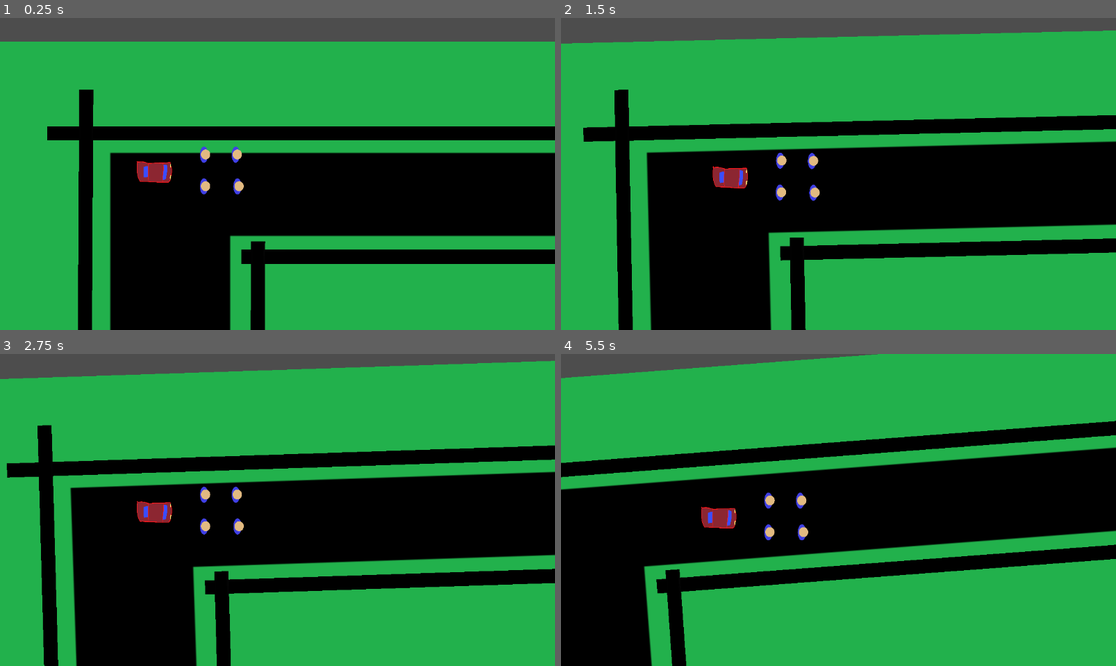
Above: before the commit, frames 1-4 (two rows, left to right).
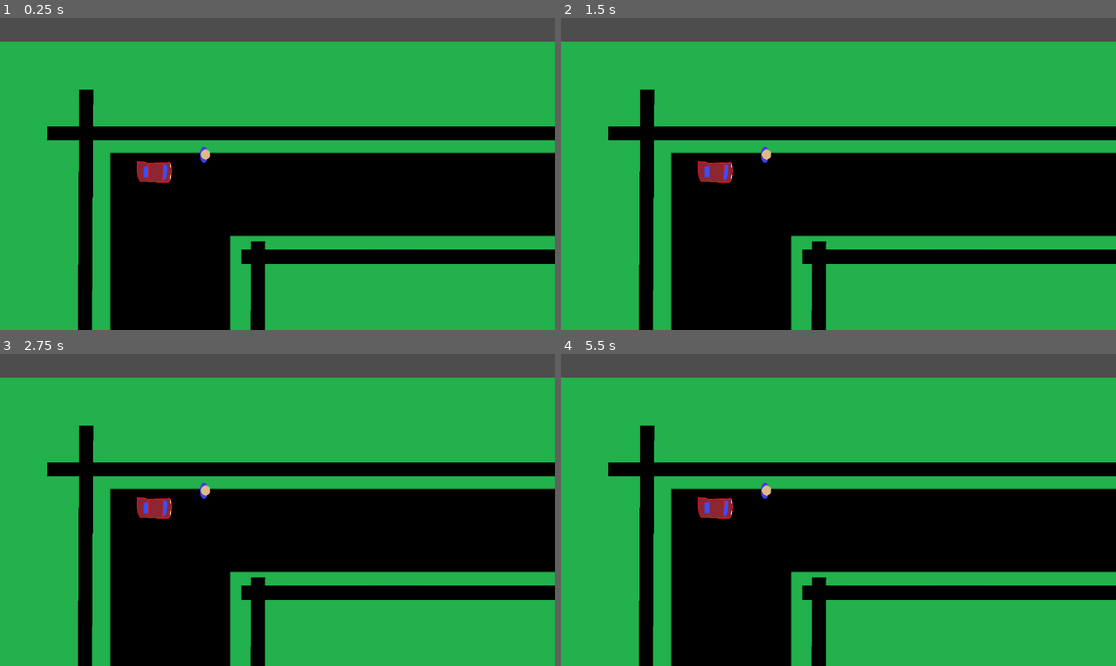
Above: after the commit, the same moments.

Repository: pazhersh/CarPull
Game: Godot game, scene res://scenes/main.tscn
Same seed, same stepped clock (60 frames per second), same inputs: the game is played once before the commit and once after it.
Inputs:
- Up to frame 1 (0.25 s): no input
- Up to frame 2 (1.5 s): tap Enter at 0.5 s; hold D (right) 0.53-1.28 s; tap Space at 1.25 s; hold S (down) from 1.28 s (still down)
- Up to frame 3 (2.75 s): release S (down) at 2.03 s; hold D (right) from 2.03 s (still down)
- Up to frame 4 (5.5 s): tap Enter at 2.75 s; release D (right) at 2.78 s; hold W (up) 2.78-3.53 s; hold A (left) 3.53-5.03 s; tap Space at 5 s; hold S (down) from 5.03 s (still down)

The runs differ from the first frame. In frame 1, 0.2% of the frame differs, in the area x 36-44%, y 41-57%; in frame 2, 20%; in frame 3, 24%; in frame 4, 39%, in the area x 0-100%, y 0-100%.

Commit message:
moved collision logic to the people

Diff:
--- a/scenes/main.tscn
+++ b/scenes/main.tscn
@@ -13,7 +13,10 @@
 [sub_resource type="RectangleShape2D" id="RectangleShape2D_ua0fe"]
 size = Vector2(24, 28)
 
-[node name="Node2D" type="Node2D"]
+[sub_resource type="CircleShape2D" id="CircleShape2D_04t4w"]
+radius = 5.0
+
+[node name="World" type="Node2D"]
 
 [node name="Background" type="Sprite2D" parent="."]
 position = Vector2(575.5, 320)
@@ -22,31 +25,29 @@
 
 [node name="TrackEdges" type="CanvasGroup" parent="."]
 
-[node name="TopOuter" type="StaticBody2D" parent="TrackEdges"]
+[node name="Top outer" type="StaticBody2D" parent="TrackEdges" groups=["obstacles"]]
 
-[node name="Sprite" type="Sprite2D" parent="TrackEdges/TopOuter"]
+[node name="CollisionPolygon2D" type="CollisionPolygon2D" parent="TrackEdges/Top outer"]
+position = Vector2(582, 52)
+scale = Vector2(32.16, 1)
+polygon = PackedVector2Array(16, 4, -16, 4, -16, -4, 16, -4)
+
+[node name="Sprite" type="Sprite2D" parent="TrackEdges/Top outer"]
 position = Vector2(582, 52)
 scale = Vector2(32.16, 1)
 texture = ExtResource("2_as2hv")
 
-[node name="CollisionPolygon2D" type="CollisionPolygon2D" parent="TrackEdges/TopOuter"]
-position = Vector2(582, 52)
-scale = Vector2(32.16, 1)
-polygon = PackedVector2Array(16, 4, -16, 4, -16, -4, 16, -4)
-
-[node name="TopInner" type="StaticBody2D" parent="TrackEdges"]
-
-[node name="Sprite" type="Sprite2D" parent="TrackEdges/TopInner"]
-position = Vector2(582, 122)
-scale = Vector2(25.28, 1)
-texture = ExtResource("2_as2hv")
+[node name="TopInner" type="StaticBody2D" parent="TrackEdges" groups=["obstacles"]]
 
 [node name="CollisionPolygon2D" type="CollisionPolygon2D" parent="TrackEdges/TopInner"]
 position = Vector2(582, 122)
 scale = Vector2(25.28, 1)
 polygon = PackedVector2Array(16, 4, -16, 4, -16, -4, 16, -4)
 
-[node name="LeftOuter" type="StaticBody2D" parent="TrackEdges"]
+[node name="Sprite" type="Sprite2D" parent="TrackEdges/TopInner/CollisionPolygon2D"]
+texture = ExtResource("2_as2hv")
+
+[node name="LeftOuter" type="StaticBody2D" parent="TrackEdges" groups=["obstacles"]]
 
 [node name="Sprite" type="Sprite2D" parent="TrackEdges/LeftOuter"]
 position = Vector2(88, 324)
@@ -60,7 +61,7 @@
 scale = Vector2(18.555, 1)
 polygon = PackedVector2Array(16, 4, -16, 4, -16, -4, 16, -4)
 
-[node name="LeftInner" type="StaticBody2D" parent="TrackEdges"]
+[node name="LeftInner" type="StaticBody2D" parent="TrackEdges" groups=["obstacles"]]
 
 [node name="Sprite" type="Sprite2D" parent="TrackEdges/LeftInner"]
 position = Vector2(186, 314)
@@ -74,7 +75,7 @@
 scale = Vector2(12.5503, 1)
 polygon = PackedVector2Array(16, 4, -16, 4, -16, -4, 16, -4)
 
-[node name="RightOuter" type="StaticBody2D" parent="TrackEdges"]
+[node name="RightOuter" type="StaticBody2D" parent="TrackEdges" groups=["obstacles"]]
 
 [node name="Sprite" type="Sprite2D" parent="TrackEdges/RightOuter"]
 position = Vector2(1086, 322)
@@ -88,7 +89,7 @@
 scale = Vector2(18.555, 1)
 polygon = PackedVector2Array(16, 4, -16, 4, -16, -4, 16, -4)
 
-[node name="RightInner" type="StaticBody2D" parent="TrackEdges"]
+[node name="RightInner" type="StaticBody2D" parent="TrackEdges" groups=["obstacles"]]
 
 [node name="Sprite" type="Sprite2D" parent="TrackEdges/RightInner"]
 position = Vector2(990, 314)
@@ -102,7 +103,7 @@
 scale = Vector2(12.5503, 1)
 polygon = PackedVector2Array(16, 4, -16, 4, -16, -4, 16, -4)
 
-[node name="BottomOuter" type="StaticBody2D" parent="TrackEdges"]
+[node name="BottomOuter" type="StaticBody2D" parent="TrackEdges" groups=["obstacles"]]
 
 [node name="Sprite" type="Sprite2D" parent="TrackEdges/BottomOuter"]
 position = Vector2(585, 605)
@@ -114,7 +115,7 @@
 scale = Vector2(32.16, 1)
 polygon = PackedVector2Array(16, 4, -16, 4, -16, -4, 16, -4)
 
-[node name="BottomInner" type="StaticBody2D" parent="TrackEdges"]
+[node name="BottomInner" type="StaticBody2D" parent="TrackEdges" groups=["obstacles"]]
 
 [node name="Sprite" type="Sprite2D" parent="TrackEdges/BottomInner"]
 position = Vector2(581, 508)
@@ -151,43 +152,21 @@
 [node name="PeopleCollision" type="CollisionShape2D" parent="car"]
 position = Vector2(38, -1)
 shape = SubResource("RectangleShape2D_ua0fe")
+disabled = true
 
-[node name="person1" type="Node2D" parent="car" groups=["people"]]
+[node name="person" type="Node2D" parent="car" groups=["people"]]
 position = Vector2(29, -10)
 script = ExtResource("6_3t6yx")
 metadata/Input = "Q"
 
-[node name="PersonSprite1" type="Sprite2D" parent="car/person1"]
+[node name="PersonSprite" type="Sprite2D" parent="car/person"]
 scale = Vector2(0.0354278, 0.0354278)
 texture = ExtResource("3_s3dpa")
 metadata/_edit_lock_ = true
 
-[node name="person3" type="Node2D" parent="car" groups=["people"]]
-position = Vector2(47, -10)
-script = ExtResource("6_3t6yx")
-metadata/Input = "W"
+[node name="Area2D" type="Area2D" parent="car/person"]
 
-[node name="PersonSprite1" type="Sprite2D" parent="car/person3"]
-scale = Vector2(0.0354278, 0.0354278)
-texture = ExtResource("3_s3dpa")
-metadata/_edit_lock_ = true
+[node name="CollisionShape2D" type="CollisionShape2D" parent="car/person/Area2D"]
+shape = SubResource("CircleShape2D_04t4w")
 
-[node name="person4" type="Node2D" parent="car" groups=["people"]]
-position = Vector2(48, 8)
-script = ExtResource("6_3t6yx")
-metadata/Input = "S"
-
-[node name="PersonSprite1" type="Sprite2D" parent="car/person4"]
-scale = Vector2(0.0354278, 0.0354278)
-texture = ExtResource("3_s3dpa")
-metadata/_edit_lock_ = true
-
-[node name="person2" type="Node2D" parent="car" groups=["people"]]
-position = Vector2(29, 8)
-script = ExtResource("6_3t6yx")
-metadata/Input = "A"
-
-[node name="PersonSprite1" type="Sprite2D" parent="car/person2"]
-scale = Vector2(0.0354278, 0.0354278)
-texture = ExtResource("3_s3dpa")
-metadata/_edit_lock_ = true
+[connection signal="body_entered" from="car/person/Area2D" to="car/person" method="_on_area_2d_body_entered"]
--- a/scripts/car.gd
+++ b/scripts/car.gd
@@ -3,8 +3,6 @@
 const DECELERATION = 0.5
 
 var motion = Vector2()
-var stun_time: float = 0
-var immunity_time: float = 0
 
 func calculate_movement() -> Vector2:
 	# Get the input direction and handle the movement/deceleration.
@@ -22,18 +20,8 @@
 	return motion
 
 func _physics_process(delta):
-	if stun_time:
-		stun_time -= delta
-		if stun_time <= 0:
-			stun_time = 0
-			immunity_time = 5.0
-	else:
-		motion = calculate_movement()
-		var collision_target: KinematicCollision2D = move_and_collide(motion)
+	motion = calculate_movement()
+	var collision_target: KinematicCollision2D = move_and_collide(motion)
 
-		if immunity_time:
-			immunity_time -= delta
-			if immunity_time <= 0:
-				immunity_time = 0
-		elif collision_target:
-			stun_time = 3.0
+	if collision_target:
+		print("Car has collided")
--- a/scripts/person-node.gd
+++ b/scripts/person-node.gd
@@ -4,8 +4,36 @@
 const MAX_COLUMN = 1
 const PULL_POWER = 5.0
 
+const STUN_TIME = 3
+const INVINCIBILITY_TIME = 5
+
+enum State {
+	OK,
+	STUNNED,
+	INVINCIBLE
+}
+var state = State.OK
+var state_time: float = 0
 
 func process():
-	if Input.is_action_just_pressed(get_meta('Input')):
-		return self.position.normalized() * PULL_POWER
+	if state != State.STUNNED:
+		if Input.is_action_just_pressed(get_meta('Input')):
+			return self.position.normalized() * PULL_POWER
 	return Vector2()
+
+func _process(delta):
+	state_time -= delta
+	if state_time < 0:
+		match state:
+			State.STUNNED:
+				state = State.INVINCIBLE
+				state_time = INVINCIBILITY_TIME
+			_:
+				state = State.OK
+				state_time = 0
+
+
+func _on_area_2d_body_entered(body):
+	if body.is_in_group("obstacles") && state != State.INVINCIBLE:
+		state = State.STUNNED
+		state_time = STUN_TIME
Binary file added: assets/person lying 1.png
Not shown, added: assets/person lying 1.png.import
Not shown: 1 places in scenes/main.tscn that only renumber resources
